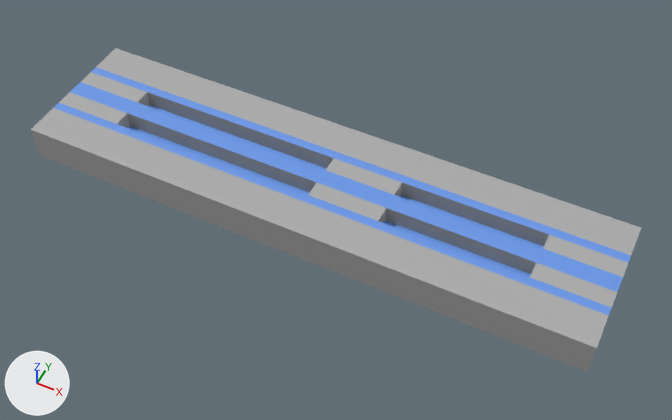
Before and after pictures for a commit that changed the FBX model puzzle_solver_game/Assets/SpaceShipLevel/Floor/Floor_06.fbx.
Camera for both pictures: a 50 mm camera at (-1.38, -4.3, 3.14) aimed at (-3.24, -0.58, -1.52). Arrows for +X, +Y and +Z are at lower left; the lights stay in place. Where no turn or scale is listed for an object, it has been applied to the vertices.
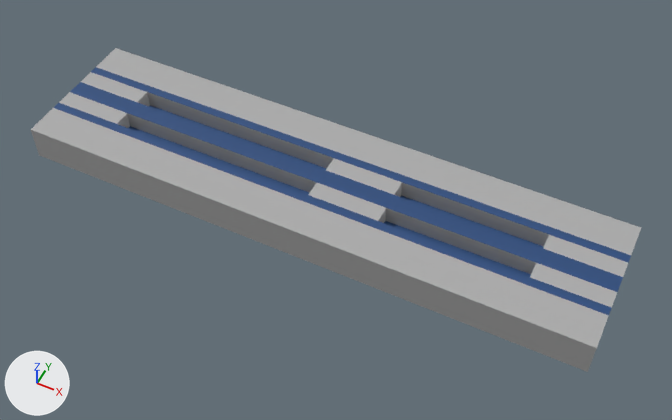
The change, as a list of edits to the scene's bpy script:
```text
Add mat_canal_material_002:
    mat_canal_material_002 = principled_material('Canal Material.002')
    mat_canal_material_002.base_color = (0.0203, 0.0685, 0.202)  # dark blue #274a7c
Change me_cube_002:
    where me_cube_002.from_pydata(...)  # 138 vertices, 121 faces; spans x -2.0..2.0, y -0.5..0.5, z -0.12..0.13
    used by ob_cube_002; location = (-3.37, -0.527, -1.424)
    me_cube_002 part 1: all 56 faces that had it switch from mat_canal_material (blue #6a98e7) to mat_canal_material_002 (dark blue #274a7c)
```

Changed parts and their boxes (x1, y1, x2, y2) in the pictures (672 x 420 px):
part 1 of me_cube_002, recoloured
    both: (54, 67, 631, 315)
